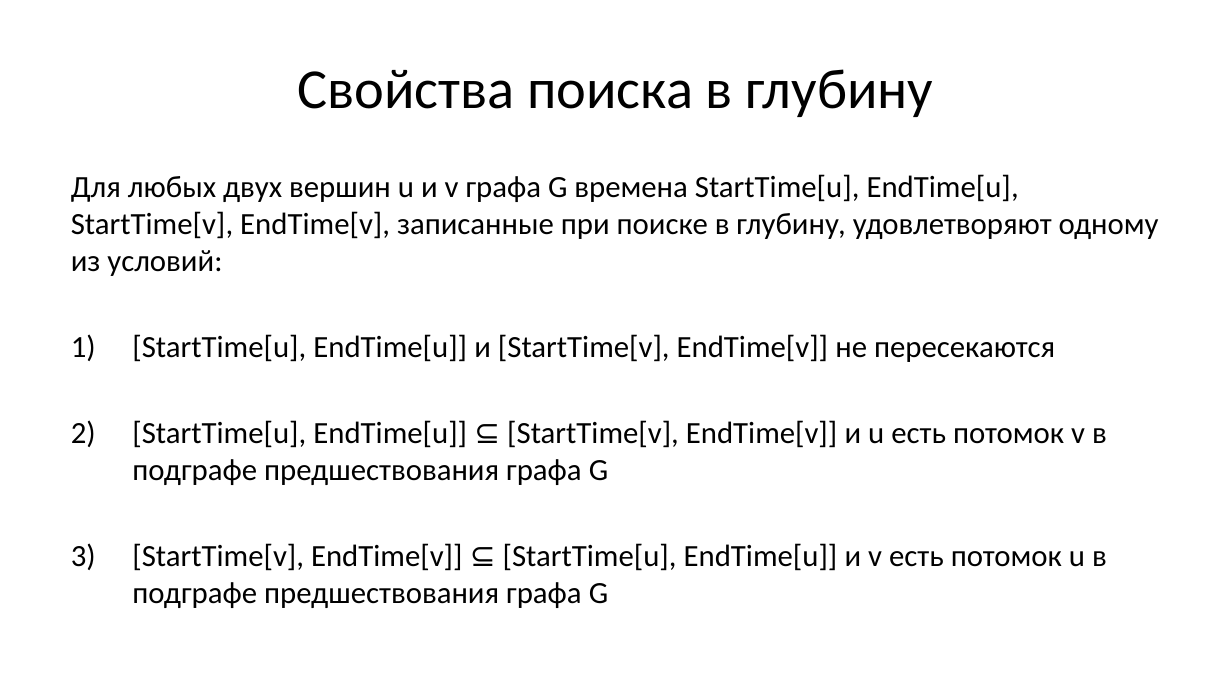
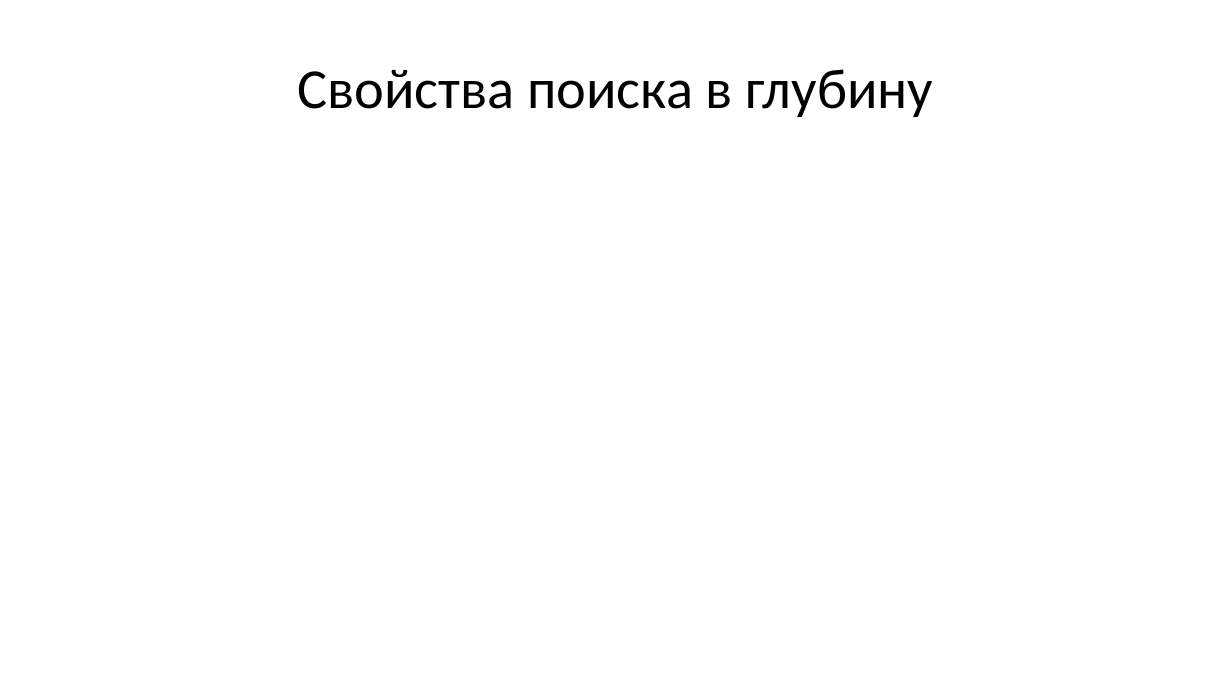
Before and after one commit to Evgueni-Petrov-aka-espetrov/Algorithms-and-Programming-in-C-pptx, a slide deck: slide 54 of 16 Обходы и каркасы графа.pptx (slide 9 before the commit). Drawn at 1232x693 pixels with LibreOffice and Linux fonts; fonts in the diff are those of the drawing. Boxes give left, top, right and bottom in pixels: in the first picture for what was removed or moved away, otherwise in the second. Text is boxed around its words. In the diff, an @@ line names an element or a change of style, - is before the commit and + after.

```diff
--- a/16 Обходы и каркасы графа.pptx
+++ b/16 Обходы и каркасы графа.pptx
@@ text removed at bbox=[71, 174, 1159, 608] @@
-Для любых двух вершин u и v графа G времена StartTime[u], EndTime[u], StartTime[v], EndTime[v], записанные при поиске в глубину, удовлетворяют одному из условий:
-1) [StartTime[u], EndTime[u]] и [StartTime[v], EndTime[v]] не пересекаются
-2) [StartTime[u], EndTime[u]] ⊆ [StartTime[v], EndTime[v]] и u есть потомок v в подграфе предшествования графа G
-3) [StartTime[v], EndTime[v]] ⊆ [StartTime[u], EndTime[u]] и v есть потомок u в подграфе предшествования графа G
```
Also in this commit, not shown: 21 other slides changed, 196 slides added, 1 slide removed.
